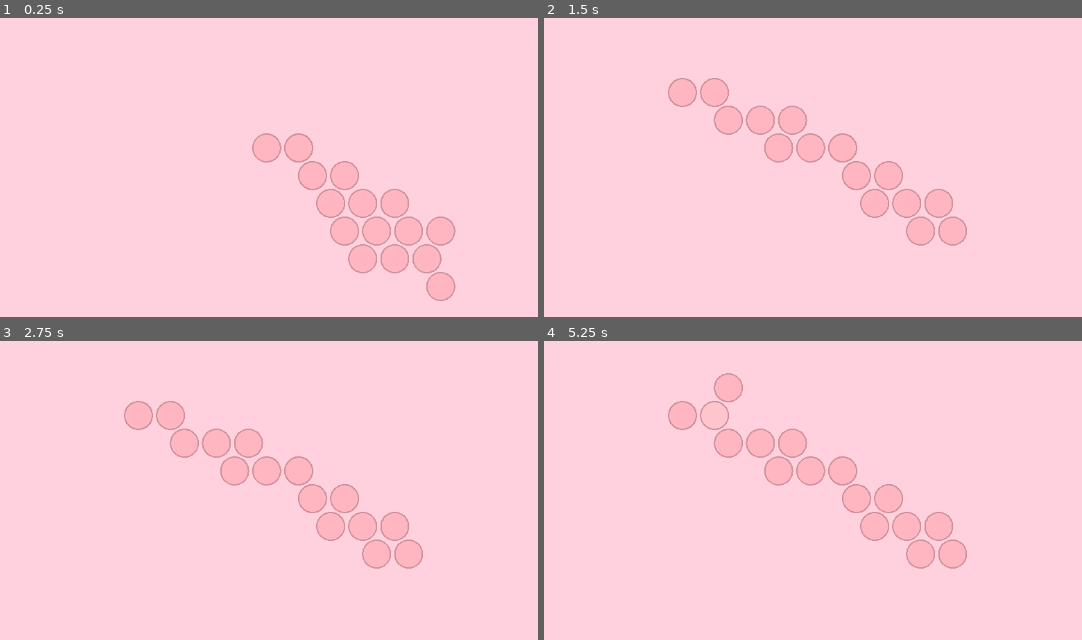
Above: before the commit, frames 1-4 (two rows, left to right).
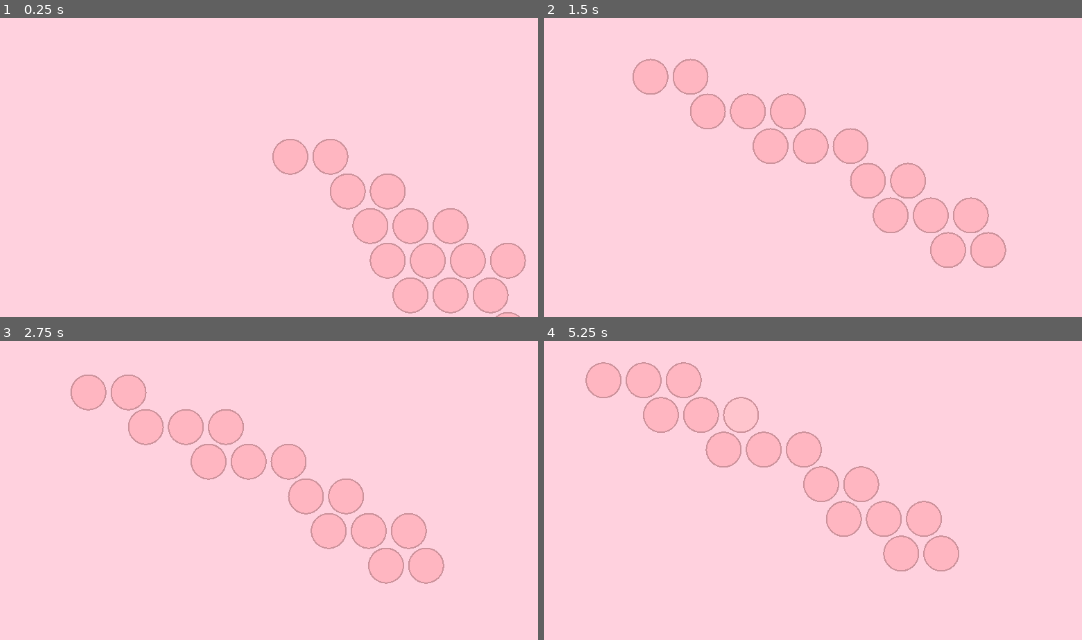
Above: after the commit, the same moments.

Repository: JungoQuentin/Doom2
Game: Godot game, scene res://node_2d.tscn
Same seed, same stepped clock (60 frames per second), same inputs: the game is played once before the commit and once after it.
Inputs (mouse positions are in pixels of both pictures, inside the frame that each line leads up to):
- Up to frame 1 (0.25 s): no input
- Up to frame 2 (1.5 s): move the mouse to (856, 68) at 0.52 s; click (856, 68) at 0.67 s; move the mouse to (outside the picture) at 1.27 s; click (outside the picture) at 1.42 s
- Up to frame 3 (2.75 s): move the mouse to (outside the picture) at 2.02 s; click (outside the picture) at 2.17 s
- Up to frame 4 (5.25 s): move the mouse to (640, 505) at 2.77 s; click (640, 505) at 2.92 s; move the mouse to (920, 481) at 3.52 s; click (920, 481) at 3.67 s; move the mouse to (outside the picture) at 4.27 s; click (outside the picture) at 4.42 s; move the mouse to (721, 415) at 5.02 s; click (721, 415) at 5.17 s

The runs differ from the first frame. In frame 1, 8.7% of the frame differs, in the area x 46-98%, y 38-100%; in frame 2, 8.7%; in frame 3, 8.0%; in frame 4, 9.4%, in the area x 7-79%, y 7-78%.

Commit message:
camera smoothing

Diff:
--- a/Cell.gd
+++ b/Cell.gd
@@ -4,6 +4,11 @@
 
 var center: Vector2i;
 var cell_type: CellType;
+var childs: Array[Vector2i];
+
 func _init(center: Vector2i, cell_type: CellType):
 	self.center = center;
 	self.cell_type = cell_type;
+	self.childs = [];
+	if cell_type == CellType.TYPE2:
+		for i in range(6): self.childs.append(center + Utils.vec_from_dir(i));
--- a/node_2d.gd
+++ b/node_2d.gd
@@ -2,8 +2,12 @@
 
 const CENTER:= Vector2i(1_000, 1_000)
 const hex_ratio: float = 2/sqrt(3);
-const h: float = 40.0; # Cell size
+const h: float = 50.0; # Cell size
 const overh: float = 1;
+const cam_smoothing: float = 0.002;
+
+const type1_color: Color = Color.LIGHT_PINK;
+const type2_color: Color = Color.LIGHT_SALMON;
 
 # Stores the coods (Vec2) of every filled tile
 var coords: Dictionary[Vector2i, Cell.CellType] = {Vector2i(5, 5): Cell.CellType.TYPE1};
@@ -39,6 +43,17 @@
 	start_auto_move_to_center()
 
 
+func _process(_delta: float) -> void:
+	var cell_centers = cells.map(func(cell): return cell.center);
+	# Move cam to center of mass
+	var tot = cell_centers.reduce(func sum(accum, number): return accum + number, Vector2i.ZERO);
+	$Camera2D.position = $Camera2D.position * (1 - cam_smoothing) + tile_to_pos(tot / len(cells)) * cam_smoothing;
+	# Zoom cam to see all
+	var cells_y = cell_centers.map(func(pos): return pos.y);
+	var zoom = max(1, (cells_y.max() - cells_y.min()) * h / 600);
+	$Camera2D.zoom = $Camera2D.zoom * (1 - cam_smoothing) + Vector2.ONE / zoom * cam_smoothing;
+
+
 func _input(event: InputEvent) -> void:
 	if event is InputEventMouseButton and event.button_index == MOUSE_BUTTON_LEFT and event.pressed:
 		mouse_tile = pos_to_tile(get_global_mouse_position());
@@ -60,11 +75,18 @@
 
 	for cell in cells:
 		var pos = tile_to_pos(cell.center)
-		if cell.center == mouse_tile:
-			draw_circle(pos, h/2 * overh, Color.LIGHT_PINK.lightened(0.2), true)
-		else:
-			draw_circle(pos, h/2 * overh, Color.LIGHT_PINK, true)
-		draw_circle(pos, h/2 * overh, Color.LIGHT_PINK.darkened(0.2), false, 2)
+		if cell.cell_type == Cell.CellType.TYPE1:
+			if cell.center == mouse_tile:
+				draw_circle(pos, h/2 * overh, type1_color.lightened(0.2), true)
+			else:
+				draw_circle(pos, h/2 * overh, type1_color, true)
+			draw_circle(pos, h/2 * overh, type1_color.darkened(0.2), false, 2)
+		elif  cell.cell_type == Cell.CellType.TYPE2:
+			if cell.center == mouse_tile or mouse_tile in cell.childs:
+				draw_circle(pos, h/2 * 2.5 * overh, type2_color.lightened(0.2), true)
+			else:
+				draw_circle(pos, h/2 * 2.5 * overh, type2_color, true)
+			draw_circle(pos, h/2 * 2.5 * overh, type2_color.darkened(0.2), false, 2)
 
 	# draw_circle(tile_to_pos(mouse_tile), h/2 * overh, Color.INDIAN_RED, false, 3)
 
